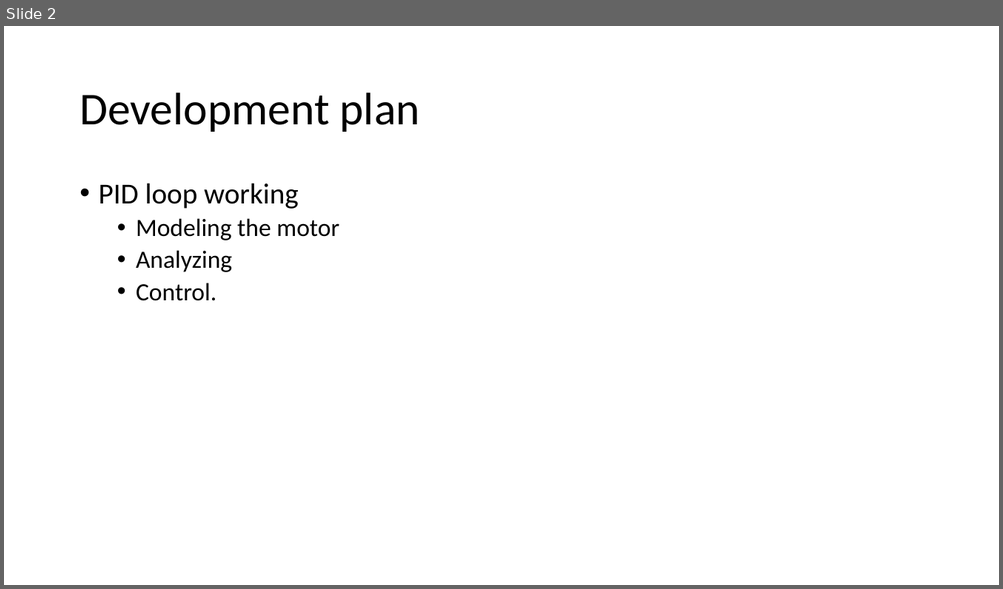
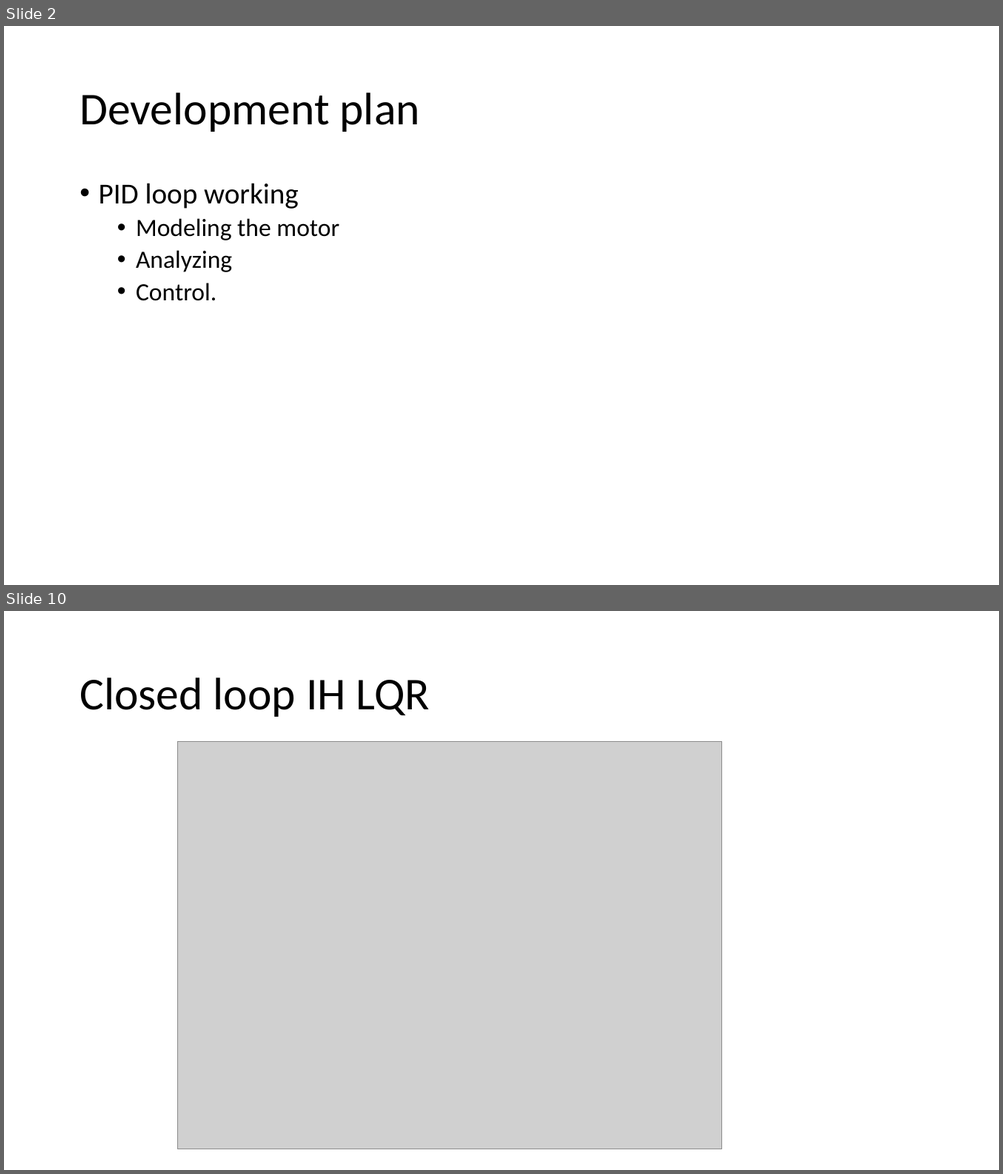
Before and after one commit to willz1200/Hexa-Driver, a slide deck: Documentation/Project Management/Firmware plan.pptx. Shown one above the other, each under a label of ours: slide 2 before the commit, slides 2 and 10 after it; the slides between them are not shown. The pictures are 1003x589 and 1003x1174 pixels, drawn with LibreOffice and Linux fonts; fonts in the diff are those of the drawing; grey boxes stand for pictures. Boxes give left, top, right and bottom in pixels: in the first picture for what was removed or moved away, otherwise in the second. Text is boxed around its words. In the diff, an @@ line names an element or a change of style, - is before the commit and + after.

```diff
--- a/Documentation/Project Management/Firmware plan.pptx
+++ b/Documentation/Project Management/Firmware plan.pptx
@@ slide 10 added at (x1=4, y1=611, x2=999, y2=1170), background #FFFFFF @@
@@ title added at (x1=79, y1=678, x2=430, y2=717), 44 pt, text #000000 @@
+Closed loop IH LQR
@@ picture added at (x1=177, y1=741, x2=721, y2=1150) @@
```
Also in this commit, not shown: 7 other slides added.
